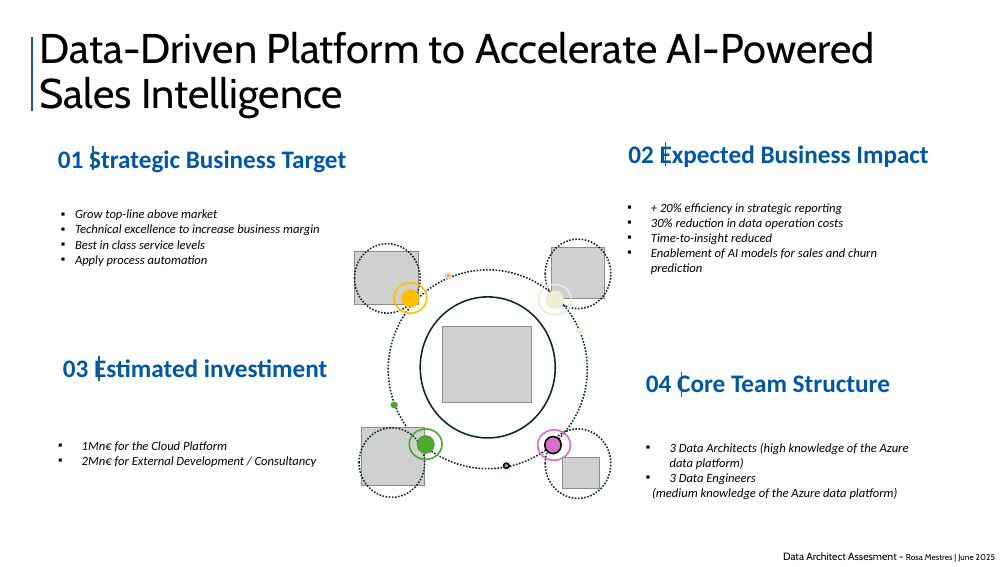
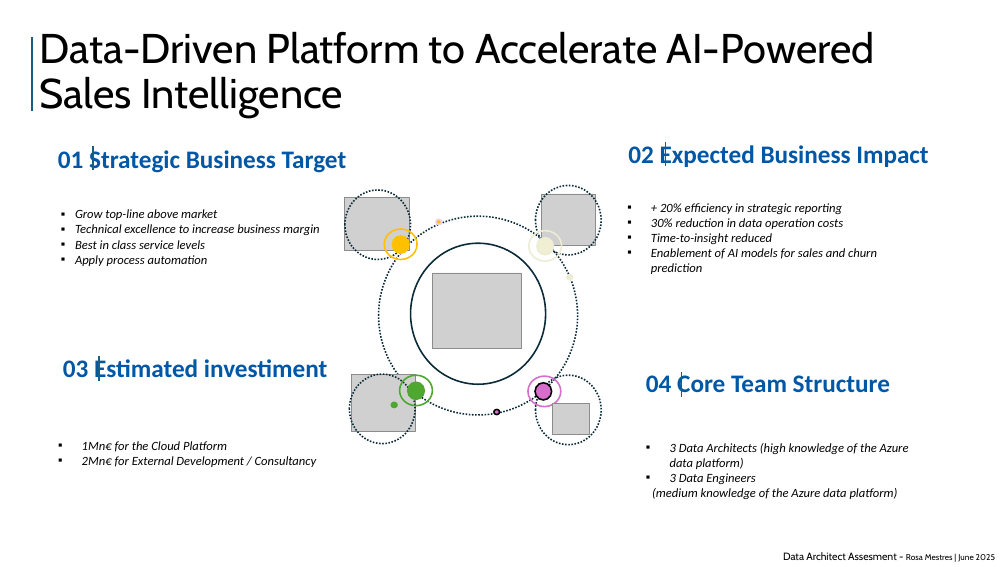
Before and after one commit to rmhuoc/etl_assesment, a slide deck: slide 3 of PyETL/ppt/data_architect_assesment_v1_copy.pptx. Drawn at 1008x567 pixels with LibreOffice and Linux fonts; fonts in the diff are those of the drawing; grey boxes stand for pictures. Boxes give left, top, right and bottom in pixels: in the first picture for what was removed or moved away, otherwise in the second. Text is boxed around its words. In the diff, an @@ line names an element or a change of style, - is before the commit and + after.

```diff
--- a/PyETL/ppt/data_architect_assesment_v1_copy.pptx
+++ b/PyETL/ppt/data_architect_assesment_v1_copy.pptx
@@ 17 ellipses, 5 pictures: place and size @@
-17 ellipses, 5 pictures at [354,239,611,498]
+17 ellipses, 5 pictures at [345,185,601,445]
```
Also in this commit, not shown: 1 other slide changed, 9 other files.
